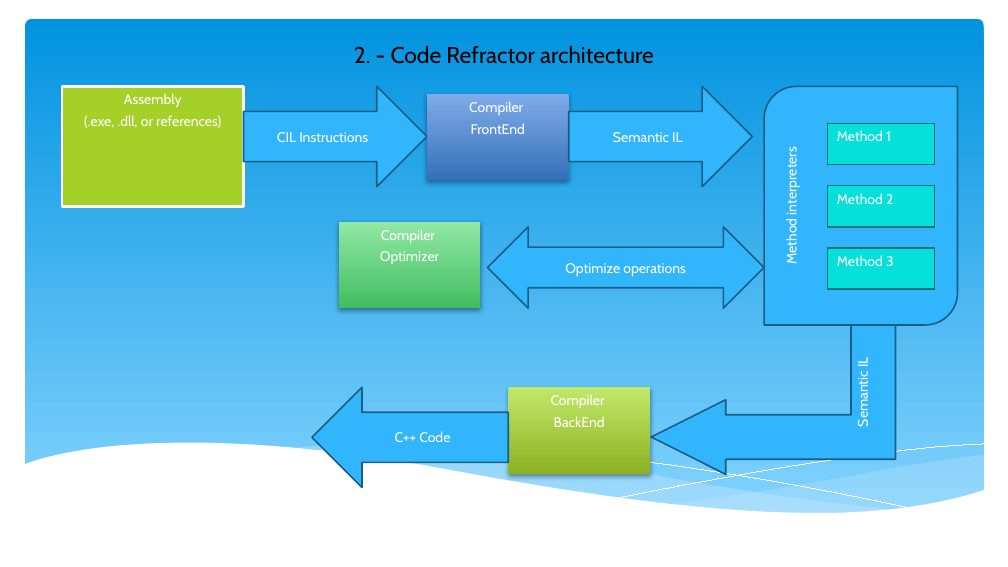
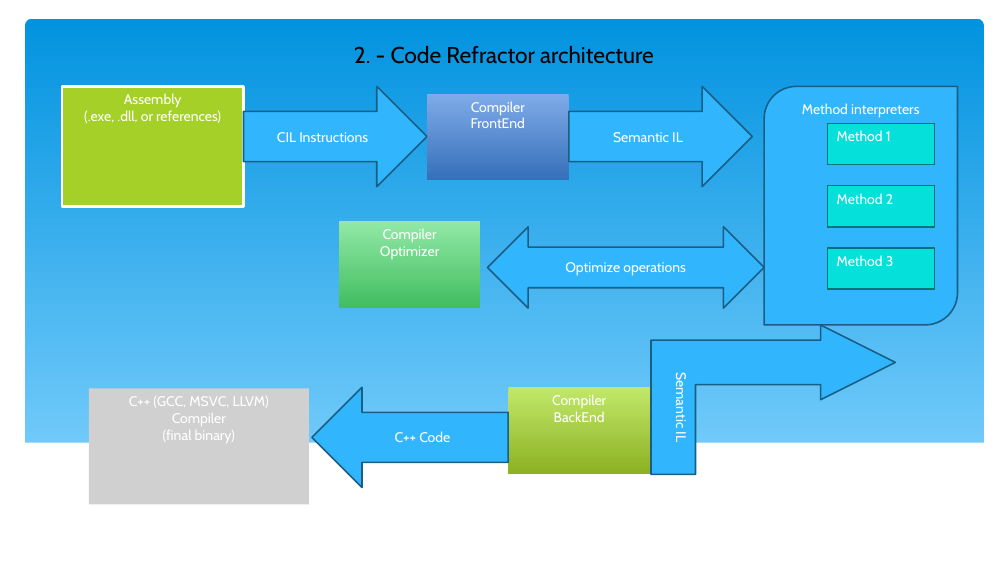
Before and after one commit to ciplogic/CodeRefractor, a slide deck: slide 4 of Documentation/Slides.pptx. Drawn at 1008x567 pixels with LibreOffice and Linux fonts; fonts in the diff are those of the drawing; grey boxes stand for pictures; background and template pictures are left out. Boxes give left, top, right and bottom in pixels: in the first picture for what was removed or moved away, otherwise in the second. Text is boxed around its words. In the diff, an @@ line names an element or a change of style, - is before the commit and + after.

```diff
--- a/Documentation/Slides.pptx
+++ b/Documentation/Slides.pptx
@@ rounded rectangle added at bbox=[26, 19, 984, 223], fill gradient #0293E0 to #83D3FE @@
@@ rectangle "Assembly" at bbox=[62, 86, 243, 207]: less space between paragraphs; outline #FFFFFF 2 pt to #FFFFFF 2.01 pt @@
@@ rectangle "Compiler" at bbox=[427, 94, 569, 181]: less space between paragraphs; fill gradient #80ACEA to #3570BA to gradient #7FABE9 to #3670B9; shadow off @@
@@ rectangle added at bbox=[24, 139, 986, 249], fill #FFFFFF @@
@@ rectangle added at bbox=[289, 140, 900, 210], fill #C6E7FC @@
@@ rectangle added at bbox=[618, 140, 983, 194], outline #FFFFFF 0.75 pt @@
@@ rectangle "Compiler" at bbox=[338, 221, 480, 308]: less space between paragraphs; fill gradient #92E8A6 to #41BF60 to gradient #91E8A6 to #41BE60; shadow off @@
@@ less space between paragraphs; outline #037572 1.25 pt to #027472 1.25 pt in 3 elements at bbox=[828, 123, 935, 165], bbox=[828, 186, 935, 227], bbox=[828, 248, 935, 289] @@
@@ bent up arrow "Semantic IL" at bbox=[651, 326, 895, 475]: less space between paragraphs; outline #195F84 1.25 pt to #195E84 1.25 pt; rotation 270 to 90 degrees @@
@@ picture added at bbox=[89, 389, 309, 505], 11 pt, text #FFFFFF @@
+C++ (GCC, MSVC, LLVM)
+Compiler
+(final binary)
@@ less space between paragraphs; outline #195F84 1.25 pt to #195E84 1.25 pt; proportions changed in 4 elements at bbox=[243, 86, 427, 187], bbox=[569, 86, 753, 187], bbox=[765, 86, 958, 325], bbox=[312, 388, 509, 488] @@
@@ rectangle "Compiler" at bbox=[509, 388, 650, 475]: less space between paragraphs; fill gradient #C3E86A to #8DB222 to gradient #C2E86A to #8CB122; shadow off @@
@@ group removed at bbox=[24, 443, 986, 552]: 5 freeform shapes @@
@@ rectangle added at bbox=[24, 443, 986, 552], fill #FFFFFF @@
@@ rectangle added at bbox=[668, 455, 985, 514], fill #C6E7FC @@
```
Also in this commit, not shown: 12 other slides changed, 5 other files.
